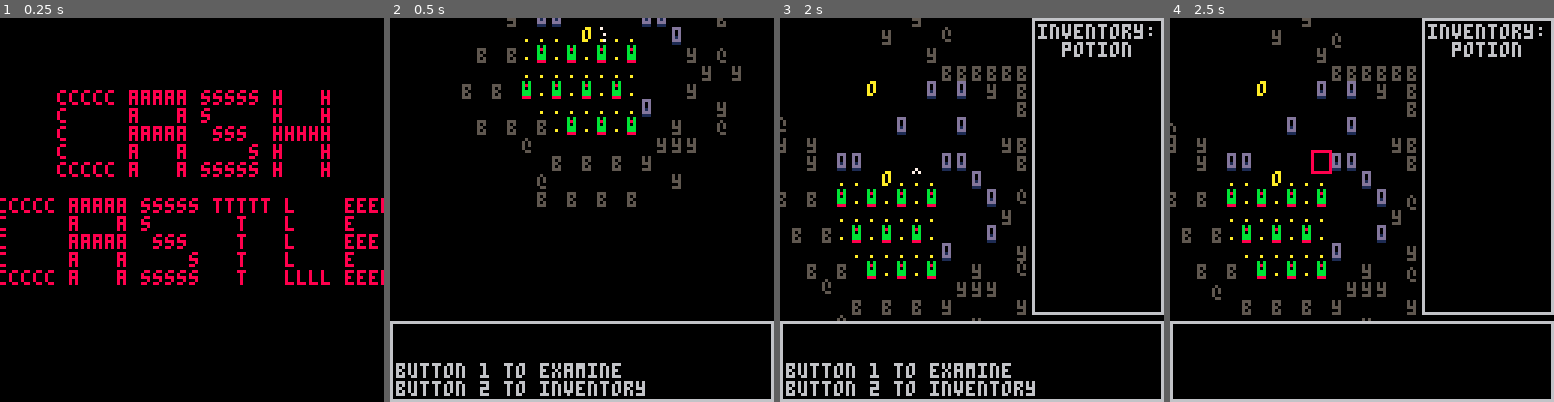
Above: before the commit, frames 1-4 (left to right).
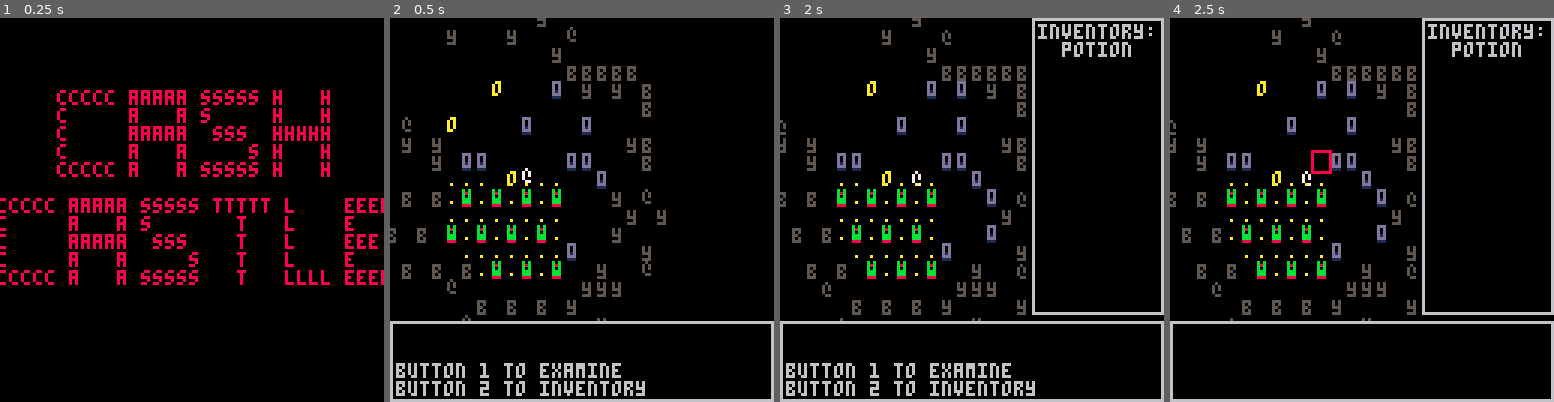
Above: after the commit, the same moments.

Repository: arnodick/castle
Game: PICO-8 cartridge castle.p8
The game is run twice, just before and just after one commit, with the same random seed, the same clock (stepped at 60 frames per second) and the same inputs.
Inputs:
- Up to frame 1 (0.25 s): no input
- Up to frame 2 (0.5 s): tap X (X key) at 0.33 s
- Up to frame 3 (2 s): tap O (Z key) at 0.7, 1.7 s; tap X (X key) at 1.07, 1.85 s; hold Right from 1.6 s (still down)
- Up to frame 4 (2.5 s): release Right at 2.1 s; tap O (Z key) at 2.1 s; hold Up 2.15-2.42 s; hold Right from 2.47 s (still down)

Frame 1 is identical in both runs. In frame 2, 8.6% of the frame differs, in the area x 0-92%, y 0-79%; in frame 3, 0.4%; in frame 4, 0.3%.

Commit message:
gettting ready for BIG THINGS

Diff:
--- a/castle.p8
+++ b/castle.p8
@@ -511,22 +511,16 @@
 	if p!=nil then
 		if comparedistance(a,p)<10 then
 			if actortypes[a.t][level+1].ch2!=nil then
-				--print(actortypes[a.t][level+1].ch2,a.x*cellw+a.shakex+camoffx+2,a.y*cellh+a.shakey+camoffy+2,actortypes[2][level+1].c2) --keeping this in case it was giving good colour results?
 				print(actortypes[a.t][level+1].ch2,a.x*cellw+a.shakex+a.movex+camoffx+2,a.y*cellh+a.shakey+a.movey+camoffy+2,5)
 			end
 			if comparedistance(a,p)<6 then
-		--if flr(a.x/8)==flr(p.x/8) then
-			--if flr(a.y/8)==flr(p.y/8) then
-		--if a.secx==cam[1] then
-			--if	a.secy==cam[2] then
-				print(actortypes[a.t][level+1].ch2,a.x*cellw+a.shakex+a.movex+camoffx+2,a.y*cellh+a.shakey+a.movey+camoffy+2,actortypes[a.t][level+1].c2)
+				if actortypes[a.t][level+1].ch2!=nil then
+					print(actortypes[a.t][level+1].ch2,a.x*cellw+a.shakex+a.movex+camoffx+2,a.y*cellh+a.shakey+a.movey+camoffy+2,actortypes[a.t][level+1].c2)
+				end
 				print(actortypes[a.t][level+1].ch, a.x*cellw+a.shakex+a.movex+camoffx+2,a.y*cellh+a.shakey+a.movey+camoffy+1,actortypes[a.t][level+1].c)
-
 				if menus[1].control then
 					if a.tar!=nil then
-	--		rect(a.tar.x*cellw,a.tar.y*cellh,a.tar.x*cellw+5,a.tar.y*cellh+5,8)
 						line(a.tar.x*cellw+3+2,a.tar.y*cellh+3+2,a.x*cellw+3+2,a.y*cellh+3+2,8)
-	--				print(comparedistance(a.tar,a),a.x*cellw+cellw,a.y*cellh+cellh,8)
 					end
 				end
 			end
